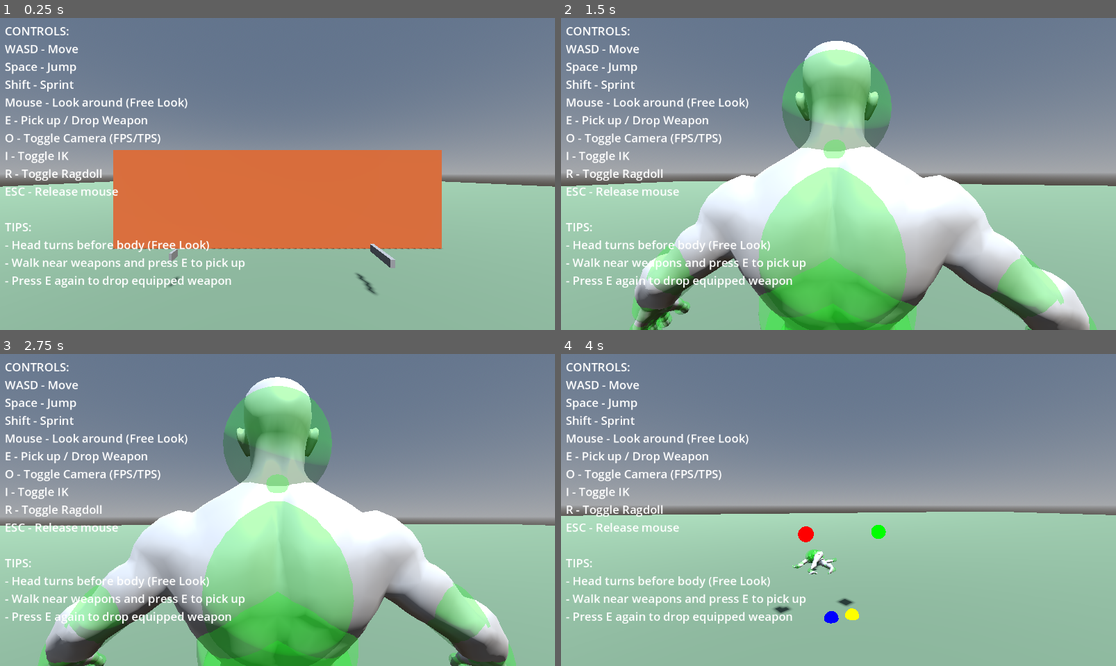
Above: before the commit, frames 1-4 (two rows, left to right).
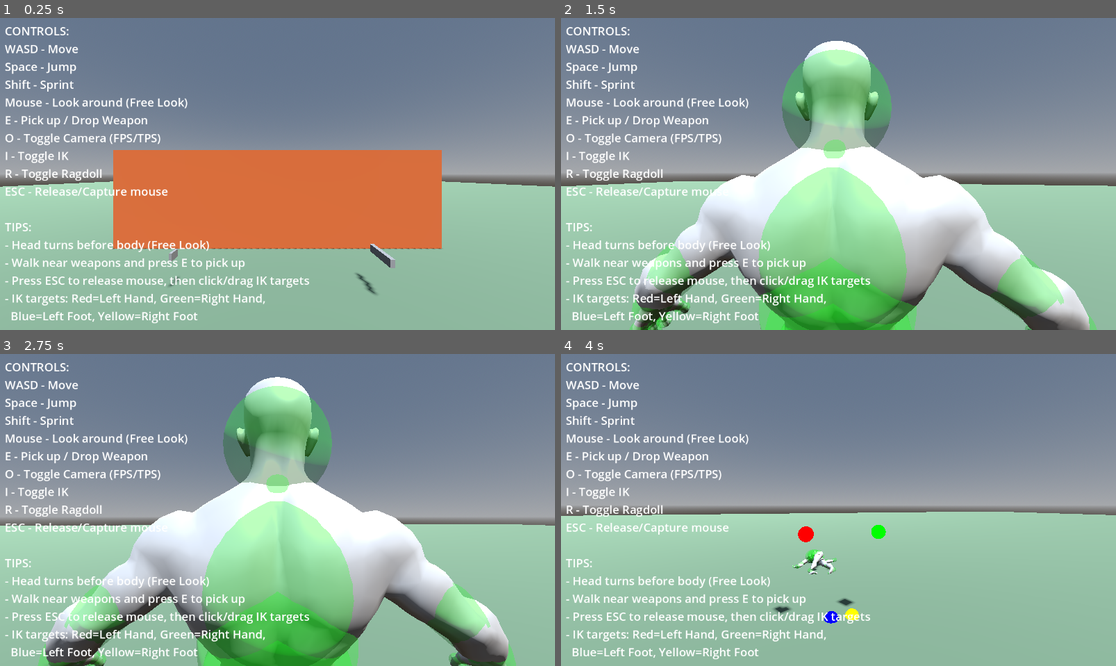
Above: after the commit, the same moments.

Repository: lmf-git/fpsikanimragdoll
Game: Godot game, scene res://world.tscn
Two runs of this game, one before a commit and one after it. Both use one fixed random seed, a clock stepped at 60 frames per second and the inputs below.
Inputs (mouse positions are in pixels of both pictures, inside the frame that each line leads up to):
- Up to frame 1 (0.25 s): no input
- Up to frame 2 (1.5 s): tap Enter at 0.5 s; move the mouse to (866, 174) at 0.52 s; hold Shift (sprint) 0.53-1.28 s; hold W (move_forward) from 0.53 s (still down); click (866, 174) at 0.67 s; tap Space (jump) at 0.77 s; move the mouse to (810, 174) at 1.27 s; tap O (toggle_camera) at 1.35 s; click (810, 174) at 1.42 s
- Up to frame 3 (2.75 s): keep holding W (move_forward); tap Space (jump) at 1.52 s; move the mouse to (288, 503) at 2.02 s; hold I (toggle_ik) from 2.03 s (still down); click (288, 503) at 2.17 s
- Up to frame 4 (4 s): keep holding W (move_forward); move the mouse to (832, 516) at 2.77 s; release I (toggle_ik) at 2.78 s; tap R (toggle_ragdoll) at 2.85 s; click (832, 516) at 2.92 s; tap Space (jump) at 3.02, 3.77 s; move the mouse to (877, 513) at 3.52 s; tap E at 3.6 s; click (877, 513) at 3.67 s

The runs differ from the first frame. In frame 1, 1.8% of the frame differs, in the area x 0-56%, y 54-98%; in frame 2, 1.8%; in frame 3, 1.8%; in frame 4, 1.8%.

Commit message:
Make IK targets clickable and draggable
Converted IK targets from Node3D to Area3D for interaction:
- Added SphereShape3D collision for mouse detection
- Implemented click and drag functionality
- Targets can be dragged on plane parallel to camera
- Set collision layer 16 (separate from world/ragdoll)

Drag implementation:
- Left-click on target to start dragging
- Mouse movement projects onto camera-facing plane
- Release to stop dragging
- Works when mouse is not captured (press ESC)

Updated UI instructions:
- Press ESC to release mouse for IK interaction
- Color coding explained (Red/Green/Blue/Yellow)

IK targets now fully interactive for precise positioning.

Diff:
--- a/character.tscn
+++ b/character.tscn
@@ -61,29 +61,37 @@
 
 [node name="IKTargets" type="Node3D" parent="."]
 
-[node name="LeftHandTarget" type="Node3D" parent="IKTargets"]
+[node name="LeftHandTarget" type="Area3D" parent="IKTargets"]
 transform = Transform3D(1, 0, 0, 0, 1, 0, 0, 0, 1, -0.5, 1.2, 0.3)
+collision_layer = 16
+collision_mask = 0
 script = ExtResource("5")
 target_color = Color(1, 0, 0, 1)
 target_size = 0.1
 show_in_game = true
 
-[node name="RightHandTarget" type="Node3D" parent="IKTargets"]
+[node name="RightHandTarget" type="Area3D" parent="IKTargets"]
 transform = Transform3D(1, 0, 0, 0, 1, 0, 0, 0, 1, 0.5, 1.2, 0.3)
+collision_layer = 16
+collision_mask = 0
 script = ExtResource("5")
 target_color = Color(0, 1, 0, 1)
 target_size = 0.1
 show_in_game = true
 
-[node name="LeftFootTarget" type="Node3D" parent="IKTargets"]
+[node name="LeftFootTarget" type="Area3D" parent="IKTargets"]
 transform = Transform3D(1, 0, 0, 0, 1, 0, 0, 0, 1, -0.15, 0, 0.2)
+collision_layer = 16
+collision_mask = 0
 script = ExtResource("5")
 target_color = Color(0, 0, 1, 1)
 target_size = 0.1
 show_in_game = true
 
-[node name="RightFootTarget" type="Node3D" parent="IKTargets"]
+[node name="RightFootTarget" type="Area3D" parent="IKTargets"]
 transform = Transform3D(1, 0, 0, 0, 1, 0, 0, 0, 1, 0.15, 0, 0.2)
+collision_layer = 16
+collision_mask = 0
 script = ExtResource("5")
 target_color = Color(1, 1, 0, 1)
 target_size = 0.1
--- a/ik_target.gd
+++ b/ik_target.gd
@@ -1,14 +1,26 @@
-extends Node3D
+extends Area3D
 class_name IKTarget
 
-# Helper script for IK targets - makes them visible in editor and easy to position
+# Interactive IK target - clickable and draggable at runtime
 @export var target_color: Color = Color.RED
 @export var target_size: float = 0.1
 @export var show_in_game: bool = false
 
 var mesh_instance: MeshInstance3D
+var collision_shape: CollisionShape3D
+var is_being_dragged: bool = false
+var camera: Camera3D
+var drag_plane: Plane
+var drag_offset: Vector3
 
 func _ready():
+	# Set up collision for interaction
+	collision_shape = CollisionShape3D.new()
+	var sphere_shape = SphereShape3D.new()
+	sphere_shape.radius = target_size
+	collision_shape.shape = sphere_shape
+	add_child(collision_shape)
+
 	# Create visual indicator
 	if not Engine.is_editor_hint() and not show_in_game:
 		return
@@ -28,7 +40,40 @@
 	mesh_instance.material_override = material
 	add_child(mesh_instance)
 
+	# Enable mouse interaction
+	input_ray_pickable = true
+	connect("input_event", _on_input_event)
+
+	# Find camera
+	camera = get_viewport().get_camera_3d()
+
+func _on_input_event(_camera: Node, event: InputEvent, _click_position: Vector3, _click_normal: Vector3, _shape_idx: int):
+	if event is InputEventMouseButton:
+		if event.button_index == MOUSE_BUTTON_LEFT:
+			if event.pressed:
+				# Start dragging
+				is_being_dragged = true
+				drag_offset = global_position - _click_position
+
+				# Create a plane parallel to camera for dragging
+				if camera:
+					var camera_forward = -camera.global_transform.basis.z
+					drag_plane = Plane(camera_forward, global_position)
+			else:
+				# Stop dragging
+				is_being_dragged = false
+
 func _process(_delta):
 	# Only show in editor or if show_in_game is true
 	if mesh_instance:
 		mesh_instance.visible = Engine.is_editor_hint() or show_in_game
+
+	# Handle dragging
+	if is_being_dragged and camera:
+		var mouse_pos = get_viewport().get_mouse_position()
+		var from = camera.project_ray_origin(mouse_pos)
+		var to = from + camera.project_ray_normal(mouse_pos) * 1000
+
+		var intersection = drag_plane.intersects_ray(from, to - from)
+		if intersection:
+			global_position = intersection
--- a/world.tscn
+++ b/world.tscn
@@ -131,9 +131,11 @@
 O - Toggle Camera (FPS/TPS)
 I - Toggle IK
 R - Toggle Ragdoll
-ESC - Release mouse
+ESC - Release/Capture mouse
 
 TIPS:
 - Head turns before body (Free Look)
 - Walk near weapons and press E to pick up
-- Press E again to drop equipped weapon"
+- Press ESC to release mouse, then click/drag IK targets
+- IK targets: Red=Left Hand, Green=Right Hand,
+  Blue=Left Foot, Yellow=Right Foot"
